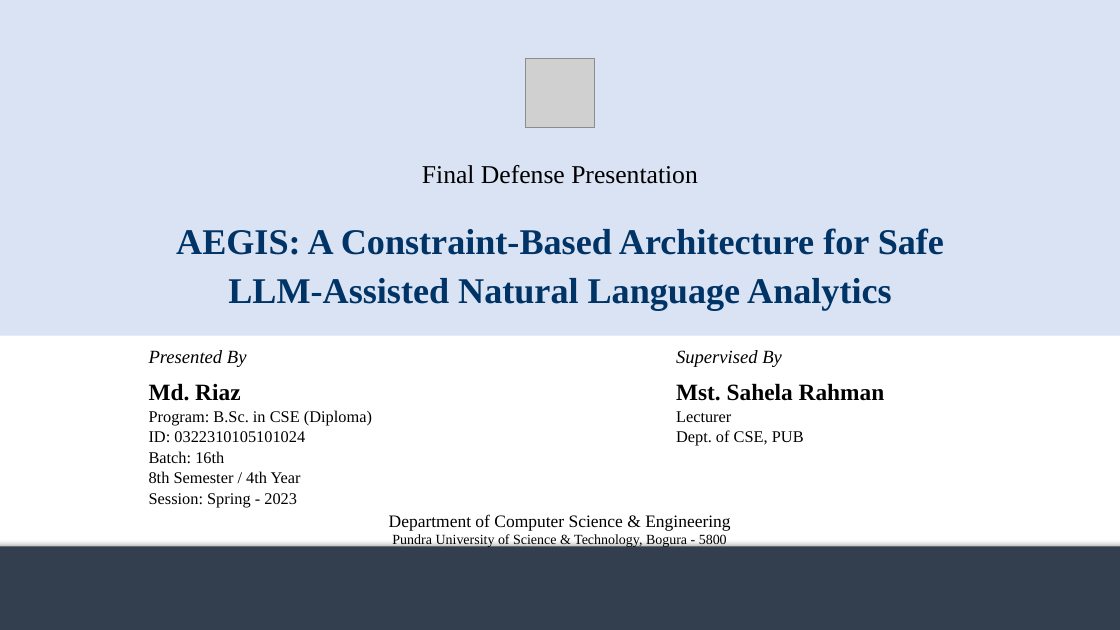
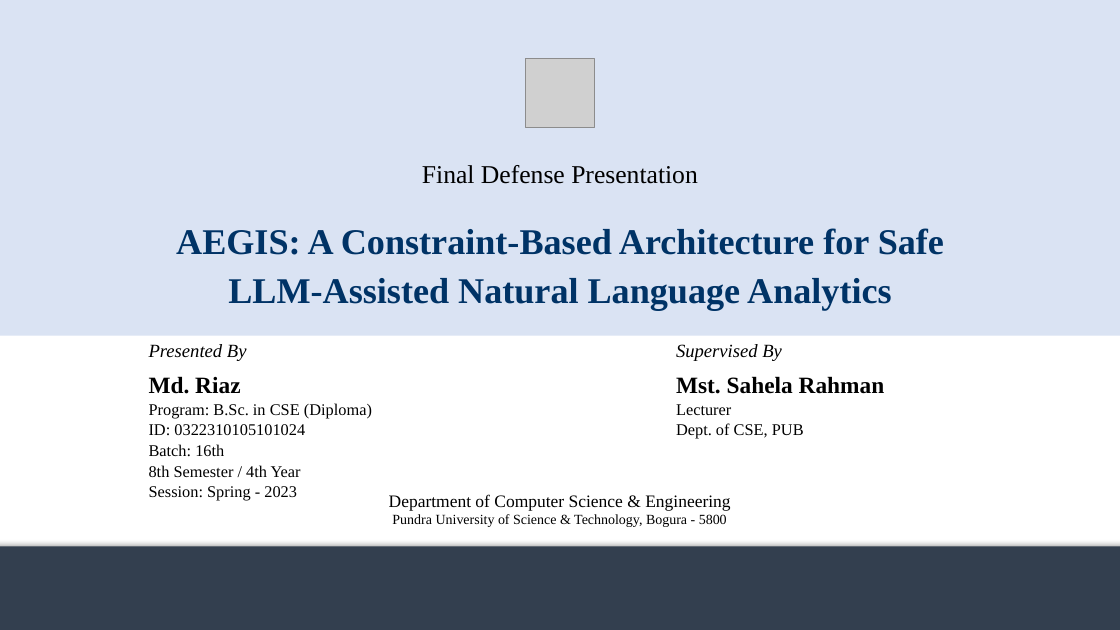
Before and after one commit to md-riaz/AEGIS-Research, a slide deck: slide 1 of docs/scripts/Md_Riaz_Final_Defense_0322310105101024.pptx. Drawn at 1120x630 pixels with LibreOffice and Linux fonts; fonts in the diff are those of the drawing; grey boxes stand for pictures. Boxes give left, top, right and bottom in pixels: in the first picture for what was removed or moved away, otherwise in the second. Text is boxed around its words. In the diff, an @@ line names an element or a change of style, - is before the commit and + after.

```diff
--- a/docs/scripts/Md_Riaz_Final_Defense_0322310105101024.pptx
+++ b/docs/scripts/Md_Riaz_Final_Defense_0322310105101024.pptx
@@ 4 texts: place and size @@
-4 texts at [149,350,885,508]
+4 texts at [149,344,885,501]
@@ text "Department of Computer Science & ...": place and size @@
-text "Department of Computer Science & ..." at [389,514,730,547]
+text "Department of Computer Science & ..." at [389,494,730,527]
```
Also in this commit, not shown: 3 other slides changed, 1 other file.
